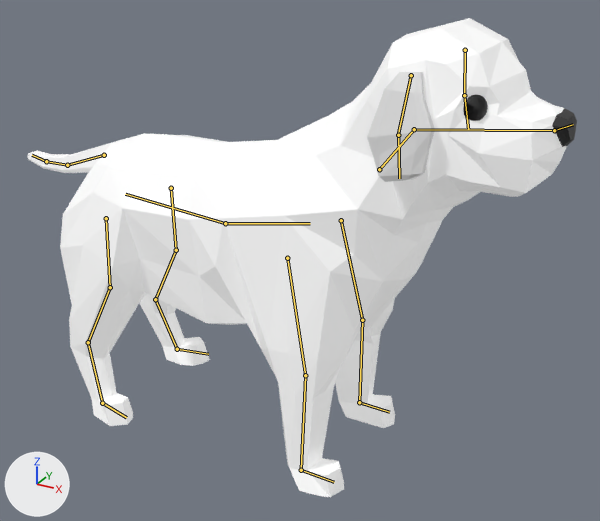
Renders of the Blender file Content/Assets/Umbrella/dog_05.blend from each side of a commit.
Before and after are seen from a 50 mm lens placed at (3.22, -3.68, 2.45), pointed at (1.17, 0.05, 0.59). Arrows for +X, +Y and +Z are at lower left; the lights stay in place. The bones that bend it are drawn over the model as lines.
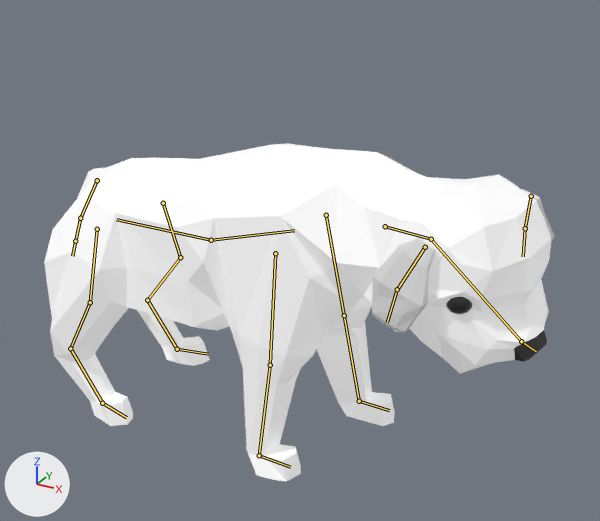
The newer file adds an action. The first version stands in its rest pose; the second is drawn at frame 11 of the action 'stand_wet'.

Pixel boxes [x1, y1, x2, y2] of what changed, in the pictures (600 x 521 px):
'Cube', posed (8% narrower, 29% shorter): before [28, 18, 577, 497]; after [44, 144, 551, 482]
'Cube.001', posed: before [367, 72, 435, 182]; after [371, 189, 555, 332]
bone 'Bone.030', root to tip: before (379, 169) to (414, 129); after (385, 226) to (431, 239)
bone 'Bone.031', root to tip: before (414, 129) to (554, 130); after (431, 239) to (521, 341)
bone 'Bone.033', root to tip: before (465, 50) to (464, 95); after (531, 196) to (525, 228)
bone 'Bone.047', root to tip: before (411, 75) to (398, 135); after (425, 247) to (397, 290)
bone 'Bone.006', root to tip: before (225, 223) to (125, 194); after (211, 240) to (116, 219)
bone 'Bone.016', root to tip: before (104, 155) to (67, 165); after (97, 180) to (80, 218)
bone 'Bone.017', root to tip: before (67, 165) to (46, 161); after (80, 218) to (75, 241)
bone 'Bone.018', root to tip: before (46, 161) to (32, 155); after (75, 241) to (72, 256)

The edits, one by one:
Bone 'Bone.014' (bone_bone_014) moves from (0.0, 0.0, 0.0) to (-0.15, -0.18, 0.04).
Bone 'Bone.014' (bone_bone_014) turns from (0, 0, 0) to (-1, 3, 6) degrees about its own x, y and z.
Bone 'Bone.019' (bone_bone_019) turns from (0, 0, 0) to (0, 3, 13) degrees about its own x, y and z.
Bone 'Bone.029' (bone_bone_029) turns from (0, 0, 0) to (-36, 2, -2) degrees about its own x, y and z.
Bone 'Bone.030' (bone_bone_030) turns from (0, 0, 0) to (-19, -7, -15) degrees about its own x, y and z.
Bone 'Bone.031' (bone_bone_031) turns from (0, 0, 0) to (13, 9, -2) degrees about its own x, y and z.
Bone 'Bone.033' (bone_bone_033) moves from (0.0, 0.0, 0.0) to (0.0, -0.04, 0.03).
Bone 'Bone.033' (bone_bone_033) turns from (0, 0, 0) to (19, -9, -10) degrees about its own x, y and z.
Bone 'Bone.047' (bone_bone_047) turns from (0, 0, 0) to (15, 4, -7) degrees about its own x, y and z.
Bone 'Bone.027' (bone_bone_027) turns from (0, 0, 0) to (9, 0, -4) degrees about its own x, y and z.
Bone 'Bone.006' (bone_bone_006) turns from (0, 0, 0) to (-5, 2, 0) degrees about its own x, y and z.
Bone 'Bone.015' (bone_bone_015) turns from (0, 0, 0) to (7, 0, 1) degrees about its own x, y and z.
Bone 'Bone.016' (bone_bone_016) turns from (0, 0, 0) to (-41, 1, 0) degrees about its own x, y and z.
Bone 'Bone.017' (bone_bone_017) turns from (0, 0, 0) to (-29, 0, 0) degrees about its own x, y and z.
Bone 'Bone.018' (bone_bone_018) turns from (0, 0, 0) to (-14, 0, 0) degrees about its own x, y and z.
Bone 'Bone.023' (bone_bone_023) turns from (0, 0, 0) to (13, 6, 8) degrees about its own x, y and z.
Bone 'Bone.039' (bone_bone_039) turns from (0, 0, 0) to (13, -6, 2) degrees about its own x, y and z.
Bone 'Bone.043' (bone_bone_043) moves from (0.0, 0.0, 0.0) to (0.0, 0.45, 0.0).
